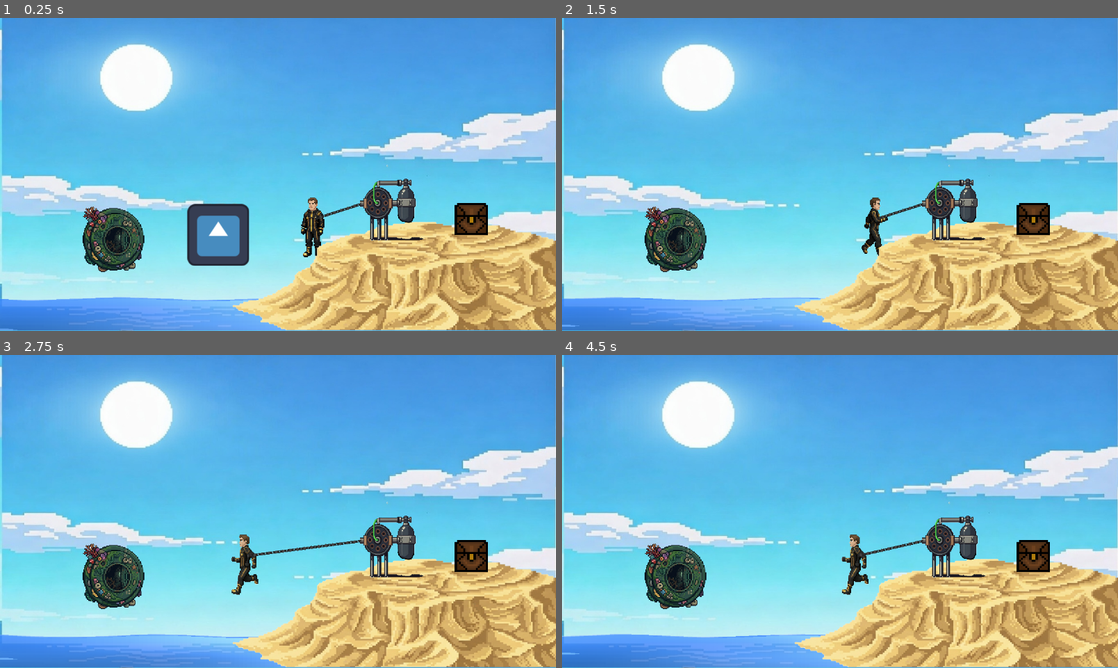
Above: before the commit, frames 1-4 (two rows, left to right).
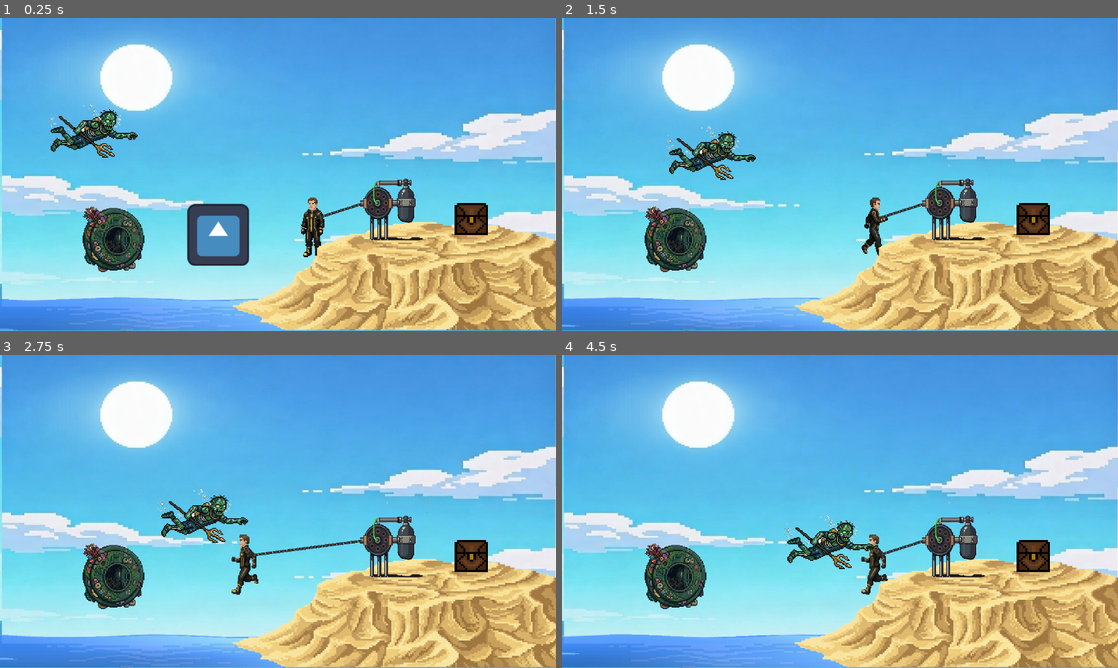
Above: after the commit, the same moments.

Repository: Jadiefication/Campfire-GameJam
Game: Godot game, scene res://scenes/base.tscn
Same seed, same stepped clock (60 frames per second), same inputs: the game is played once before the commit and once after it. This scene is started directly instead of the project's main scene. The engine's default icon, where the game draws it, is replaced by a stand-in: a white triangle on a blue panel in a dark square.
Inputs:
- Up to frame 1 (0.25 s): no input
- Up to frame 2 (1.5 s): tap Enter (ui_accept) at 0.5, 0.77 s; hold Right (move_right) from 0.53 s (still down); tap E (Interact) at 0.6, 1.35 s
- Up to frame 3 (2.75 s): tap Enter (ui_accept) at 1.52 s; release Right (move_right) at 2.03 s; hold A (move_left) from 2.03 s (still down); tap E (Interact) at 2.1 s
- Up to frame 4 (4.5 s): release A (move_left) at 2.78 s; hold Right (move_right) 2.78-4.28 s; tap E (Interact) at 2.85, 3.6, 4.35 s; tap Enter (ui_accept) at 3.02, 3.77 s; hold A (move_left) from 4.28 s (still down)

The runs differ from the first frame. In frame 1, 1.1% of the frame differs, in the area x 8-25%, y 27-45%; in frame 2, 1.1%; in frame 3, 1.1%; in frame 4, 2.0%, in the area x 40-65%, y 51-77%.

Commit message:
jestli bude merge problem switchuju karieru na marketing pls ahoj

Diff:
--- a/scenes/base.tscn
+++ b/scenes/base.tscn
@@ -14,6 +14,7 @@
 [ext_resource type="Texture2D" uid="uid://bcmhr181vs24h" path="res://IMGS/pipe.png" id="12_dmaw2"]
 [ext_resource type="AudioStream" uid="uid://d0qn18na686an" path="res://sounds/bubbles.mp3" id="13_1xxg6"]
 [ext_resource type="PackedScene" uid="uid://buxh6wc56mupk" path="res://scenes/chest.tscn" id="14_517kj"]
+[ext_resource type="PackedScene" uid="uid://dvm61g86m55o7" path="res://scenes/zombie.tscn" id="15_ot4hf"]
 
 [sub_resource type="GDScript" id="GDScript_jn13j"]
 script/source = "extends Node2D
@@ -167,4 +168,8 @@
 [node name="Chest" parent="." unique_id=1329740356 instance=ExtResource("14_517kj")]
 position = Vector2(977, 416)
 
+[node name="CharacterBody2D" parent="Chest" unique_id=1747079483 instance=ExtResource("15_ot4hf")]
+position = Vector2(-807, -189.00002)
+scale = Vector2(-0.2, 0.2)
+
 [connection signal="body_entered" from="Area2D" to="NiggAdam" method="on_enter_water"]
--- /dev/null
+++ b/scenes/zombie.gd
@@ -0,0 +1,35 @@
+extends CharacterBody2D
+
+@export var speed := 100
+var player
+var is_active = true
+
+func _ready():
+	# Pre-fetch the player so we don't have to call get_first_node every frame
+	player = get_tree().get_first_node_in_group("player")
+	print("Enemy initialized")
+
+func _physics_process(_delta):
+	if not is_active:
+		return
+
+	if player:
+		var to_player = player.global_position - global_position
+		velocity = to_player.normalized() * speed
+
+	move_and_slide()
+
+	for i in range(get_slide_collision_count()):
+		var collision = get_slide_collision(i)
+		var collider = collision.get_collider()
+
+		if collider.is_in_group("player"):
+			print("Gotcha!")
+			wait_after_hit()
+
+
+func wait_after_hit():
+	is_active = false
+	velocity = Vector2.ZERO
+	await get_tree().create_timer(0.5).timeout
+	is_active = true
--- /dev/null
+++ b/scenes/zombie.tscn
@@ -0,0 +1,19 @@
+[gd_scene format=3 uid="uid://dvm61g86m55o7"]
+
+[ext_resource type="Texture2D" uid="uid://c7wmfjg04grhi" path="res://IMGS/drowned_zombie_swimming(1).png" id="1_1vlb3"]
+[ext_resource type="Script" uid="uid://lcj6u6qs0jkp" path="res://scenes/zombie.gd" id="1_httt1"]
+
+[sub_resource type="CapsuleShape2D" id="CapsuleShape2D_httt1"]
+radius = 254.99997
+height = 769.99994
+
+[node name="CharacterBody2D" type="CharacterBody2D" unique_id=1747079483]
+scale = Vector2(0.2, 0.2)
+script = ExtResource("1_httt1")
+
+[node name="CollisionShape2D" type="CollisionShape2D" parent="." unique_id=1484160050]
+rotation = 1.813397
+shape = SubResource("CapsuleShape2D_httt1")
+
+[node name="Sprite2D" type="Sprite2D" parent="." unique_id=675527383]
+texture = ExtResource("1_1vlb3")
Binary file added: IMGS/drowned_zombie_swimming(1).png
Not shown, added: IMGS/drowned_zombie_swimming(1).png.import
Not shown, added: scenes/zombie.gd.uid
